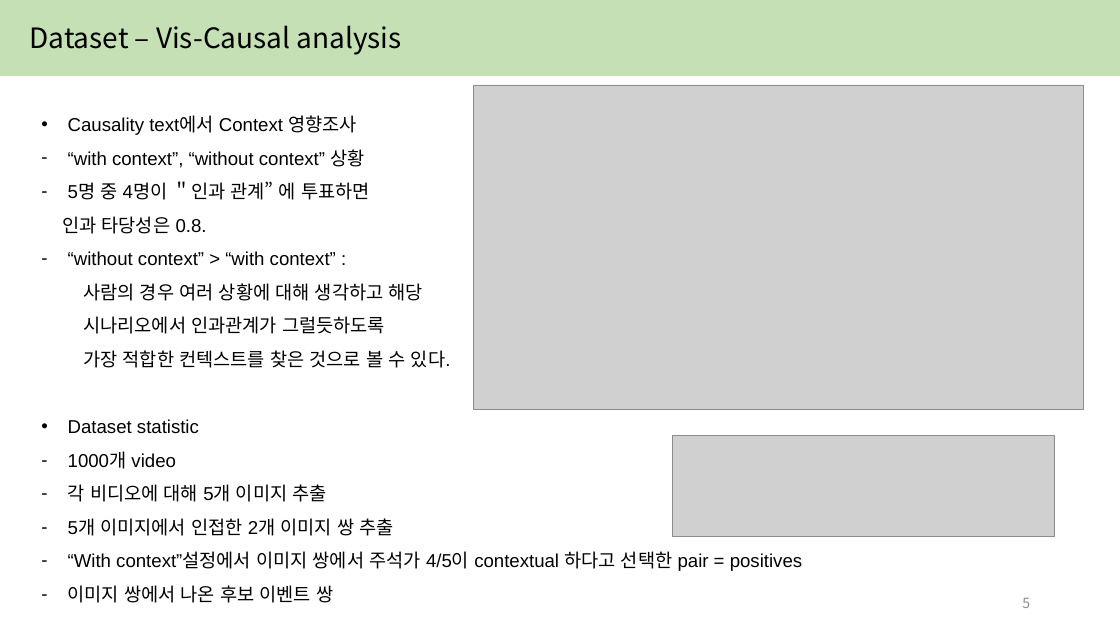
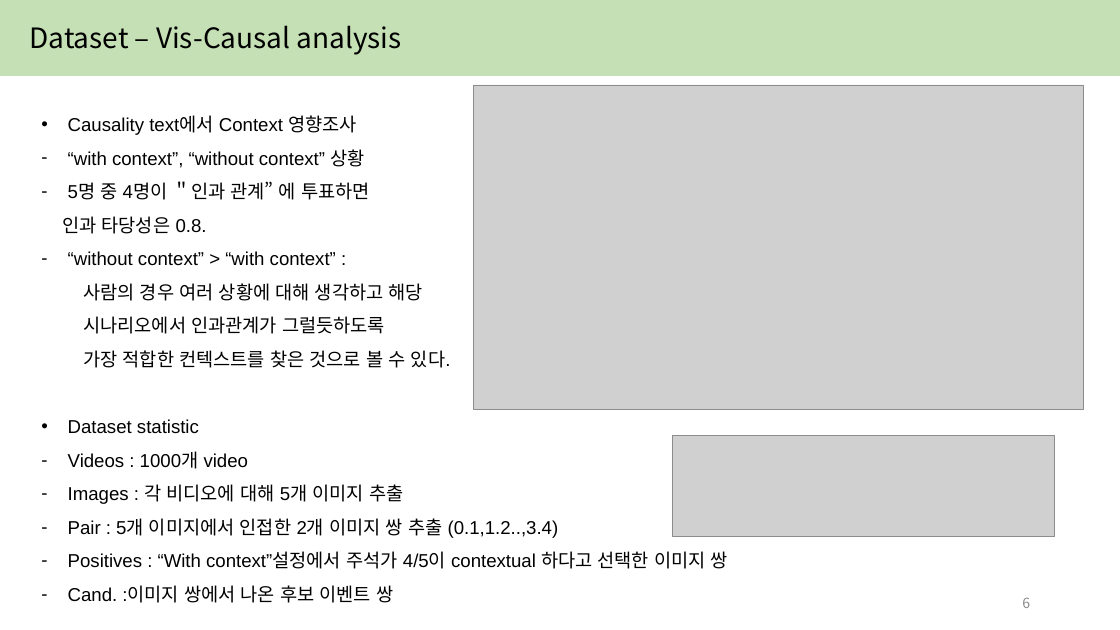
Before and after one commit to yejin087/study_image_caption, a slide deck: slide 6 of 3주차.pptx (slide 5 before the commit). Drawn at 1120x630 pixels with LibreOffice and Linux fonts; fonts in the diff are those of the drawing; grey boxes stand for pictures. Boxes give left, top, right and bottom in pixels: in the first picture for what was removed or moved away, otherwise in the second. Text is boxed around its words. In the diff, an @@ line names an element or a change of style, - is before the commit and + after.

```diff
--- a/3주차.pptx
+++ b/3주차.pptx
@@ text at [68, 452, 728, 603]: text changed @@
-– 1000개 video
-– 각 비디오에 대해 5개 이미지 추출
-– 5개 이미지에서 인접한 2개 이미지 쌍 추출
-– “With context”설정에서 이미지 쌍에서 주석가 4/5이 contextual 하다고 선택한 pair = positives
-– 이미지 쌍에서 나온 후보 이벤트 쌍
+– Videos : 1000개 video
+– Images : 각 비디오에 대해 5개 이미지 추출
+– Pair : 5개 이미지에서 인접한 2개 이미지 쌍 추출 (0.1,1.2..,3.4)
+– Positives : “With context”설정에서 주석가 4/5이 contextual 하다고 선택한 이미지 쌍
+– Cand. :이미지 쌍에서 나온 후보 이벤트 쌍
@@ page number at [1022, 597, 1030, 608]: text changed @@
-5
+6
```
Also in this commit, not shown: 4 other slides changed, 5 slides added, 4 slides removed, 5 other files.
